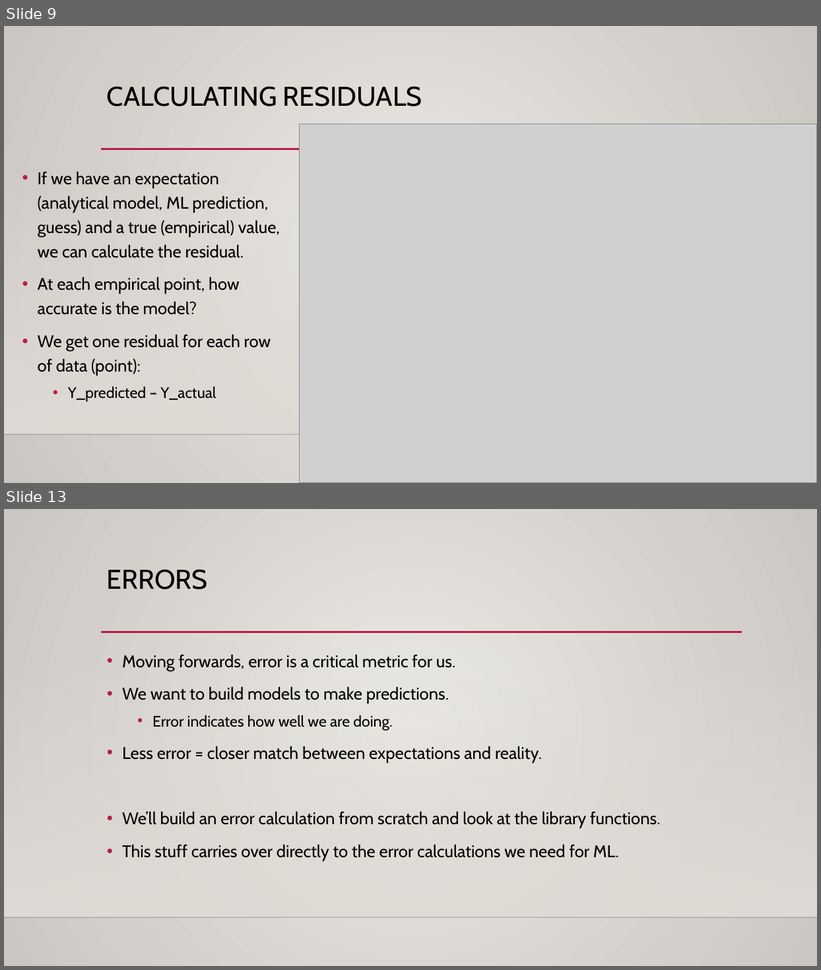
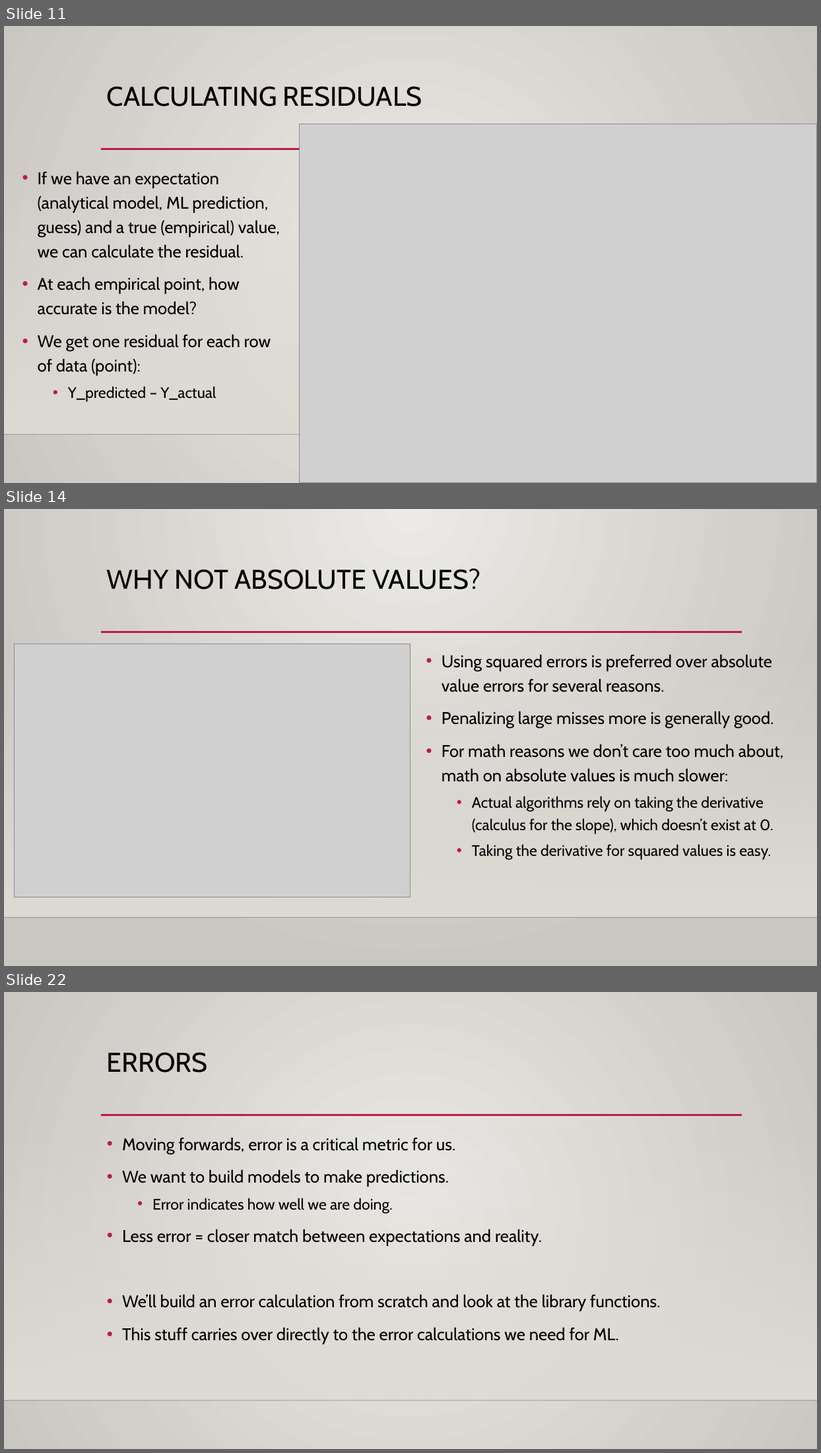
Before and after one commit to AkeemSemper/ML_for_Non_DS_Students, a slide deck: course_resources/slides/Used/010_Errors.pptx. Shown one above the other, each under a label of ours: slides 9 and 13 before the commit, slides 11, 14 and 22 after it; the slides between them are not shown. The pictures are 821x970 and 821x1453 pixels, drawn with LibreOffice and Linux fonts; fonts in the diff are those of the drawing; grey boxes stand for pictures; background and template pictures are left out. Boxes give left, top, right and bottom in pixels: in the first picture for what was removed or moved away, otherwise in the second. Text is boxed around its words. In the diff, an @@ line names an element or a change of style, - is before the commit and + after.

```diff
--- a/course_resources/slides/Used/010_Errors.pptx
+++ b/course_resources/slides/Used/010_Errors.pptx
@@ slide 14 added at (4,509,817,966), background gradient #ECEAE7 to #CAC7C1; not listed: 3 template elements that a slide beside it also shows @@
@@ title added at (107,568,481,590), 32 pt, text #000000 @@
+WHY NOT ABSOLUTE VALUES?
@@ picture added at (14,644,411,898) @@
@@ text added at (442,654,783,860), 20 pt, text #000000 @@
+• Using squared errors is preferred over absolute value errors for several reasons.
+• Penalizing large misses more is generally good.
+• For math reasons we don’t care too much about, math on absolute values is much slower:
+  • Actual algorithms rely on taking the derivative (calculus for the slope), which doesn’t exist at 0.
+  • Taking the derivative for squared values is easy.
@@ what was slide 9 is now slide 11 @@
@@ what was slide 13 is now slide 22 @@
```
Also in this commit, not shown: 4 slides changed, 8 other slides added, 11 other files.
